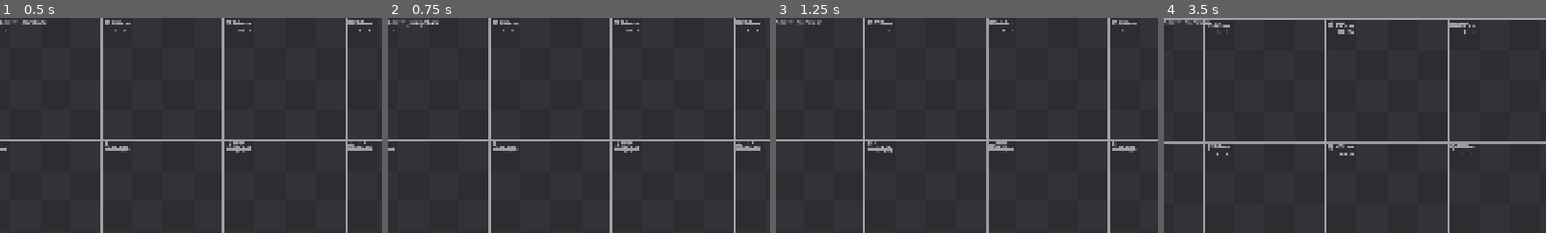
Above: before the commit, frames 1-4 (left to right).
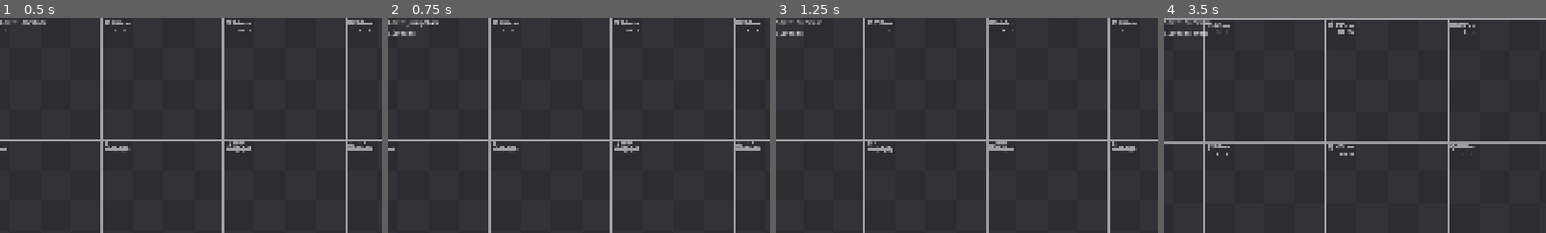
Above: after the commit, the same moments.

Repository: yasukawa426/2d-platformer-godot
Game: Godot game, scene res://scenes/main.tscn
The game is run twice, just before and just after one commit, with the same random seed, the same clock (stepped at 60 frames per second) and the same inputs.
Inputs (mouse positions are % of the whole screen's width and height, from its top left):
- Up to frame 1 (0.5 s): no input
- Up to frame 2 (0.75 s): tap Enter at 0.5 s; move the mouse to (72, 45) at 0.52 s; hold D (move_right) from 0.53 s (still down); hold Space (jump) from 0.53 s (still down)
- Up to frame 3 (1.25 s): keep holding D (move_right); keep holding Space (jump)
- Up to frame 4 (3.5 s): move the mouse to (30, 55) at 1.27 s; release Space (jump) at 1.28 s; tap Space (jump) at 1.35, 1.52, 1.82, 2.85, 3.02, 3.32 s; move the mouse to (60, 28) at 2.02 s; release D (move_right) at 2.03 s; hold A (move_left) 2.03-2.78 s; hold Space (jump) 2.03-2.78 s; move the mouse to (45, 70) at 2.77 s; hold D (move_right) from 2.78 s (still down)
The pictures show only the part of the screen within x 0-50%, y 0-50%; the shares and areas given below are measured in that part.

Frame 1 is identical in both runs. In frame 2, 0.1% of the frame differs, in the area x 0-8%, y 6-9%; in frame 3, 0.1%; in frame 4, 0.2%, in the area x 0-12%, y 6-9%.

Commit message:
feat: add debug label for touching surfaces

Diff:
--- a/scenes/player/player.tscn
+++ b/scenes/player/player.tscn
@@ -108,32 +108,38 @@
 
 [node name="MoveState" type="Node" parent="StateMachine" unique_id=1352115535 node_paths=PackedStringArray("idle_state", "jump_state", "fall_state")]
 script = ExtResource("4_5gtgg")
+animation = 1
 idle_state = NodePath("../IdleState")
 jump_state = NodePath("../JumpState")
 fall_state = NodePath("../FallState")
-animation = 1
 
 [node name="FallState" type="Node" parent="StateMachine" unique_id=183991148 node_paths=PackedStringArray("move_state", "idle_state", "jump_state")]
 script = ExtResource("5_h17s1")
+animation = 1
 move_state = NodePath("../MoveState")
 idle_state = NodePath("../IdleState")
 jump_state = NodePath("../JumpState")
-animation = 1
 
 [node name="JumpState" type="Node" parent="StateMachine" unique_id=1966961449 node_paths=PackedStringArray("fall_state", "idle_state", "move_state")]
 script = ExtResource("6_je7p5")
+_minimum_jump_time = 0.15
+animation = 1
 fall_state = NodePath("../FallState")
 idle_state = NodePath("../IdleState")
 move_state = NodePath("../MoveState")
-_minimum_jump_time = 0.15
-animation = 1
 
 [node name="DebugCanvasLayer" type="CanvasLayer" parent="." unique_id=1569663387]
 visible = false
 
-[node name="StateLabel" type="Label" parent="DebugCanvasLayer" unique_id=740219559]
+[node name="GridContainer" type="GridContainer" parent="DebugCanvasLayer" unique_id=16714643]
 offset_right = 40.0
-offset_bottom = 23.0
+offset_bottom = 40.0
+
+[node name="StateLabel" type="Label" parent="DebugCanvasLayer/GridContainer" unique_id=740219559]
+layout_mode = 2
+
+[node name="SurfaceLabel" type="Label" parent="DebugCanvasLayer/GridContainer" unique_id=1538854198]
+layout_mode = 2
 
 [node name="CollisionShape2D" type="CollisionShape2D" parent="." unique_id=1153901556]
 position = Vector2(0, 1.5)
--- a/scenes/player/state/state_machine.gd
+++ b/scenes/player/state/state_machine.gd
@@ -6,10 +6,16 @@
 @export var starting_state: State
 
 ## Debug label for displaying current state
-@onready var state_label: Label = $"../DebugCanvasLayer/StateLabel"
+@onready var state_label: Label = $"../DebugCanvasLayer/GridContainer/StateLabel"
+## Debug label for displayng which surface player is touching (wall, floor and ceiling)
+@onready var surface_label: Label = $"../DebugCanvasLayer/GridContainer/SurfaceLabel"
+
+## Root node of this Scene (the player)
+var _parent: CharacterBody2D
 
 ## Current active state.
 var current_state: State
+var is_debug: bool = false
 
 
 ## Initializes the state machine, passing a player reference to all avaibles states and then enter the default `stating_state`.
@@ -17,7 +23,10 @@
 	for child in get_children(): # give the player node to each state so they can affect the player duh
 		child.parent = parent
 
-	if OS.is_debug_build():
+	_parent = parent
+
+	is_debug = OS.is_debug_build()
+	if is_debug:
 		$"../DebugCanvasLayer".show()
 
 	change_state(starting_state)# initializes to the default state
@@ -33,11 +42,28 @@
 
 	current_state = new_state
 	current_state.enter(old_state)
-	state_label.text = "State: " + str(current_state).split(":")[0]
+
+	if is_debug:
+		state_label.text = "State: " + str(current_state).split(":")[0]
 
 ## Pass Physics, Frame and Input process for the player, handling state changes if necessary.
 func process_input(event: InputEvent) -> void:
 	var new_state = current_state.process_input(event)
+
+	if is_debug:
+		if _parent:
+			var surfaces: PackedStringArray = []
+			if _parent.is_on_floor():
+				surfaces.append("Floor")
+			if _parent.is_on_wall():
+				surfaces.append("Wall")
+			if _parent.is_on_ceiling():
+				surfaces.append("Ceiling")
+
+			var final_string = "Surfaces: " + " and ".join(surfaces)
+
+			if final_string != surface_label.text:
+				surface_label.text = final_string
 
 	if new_state:
 		change_state(new_state)
